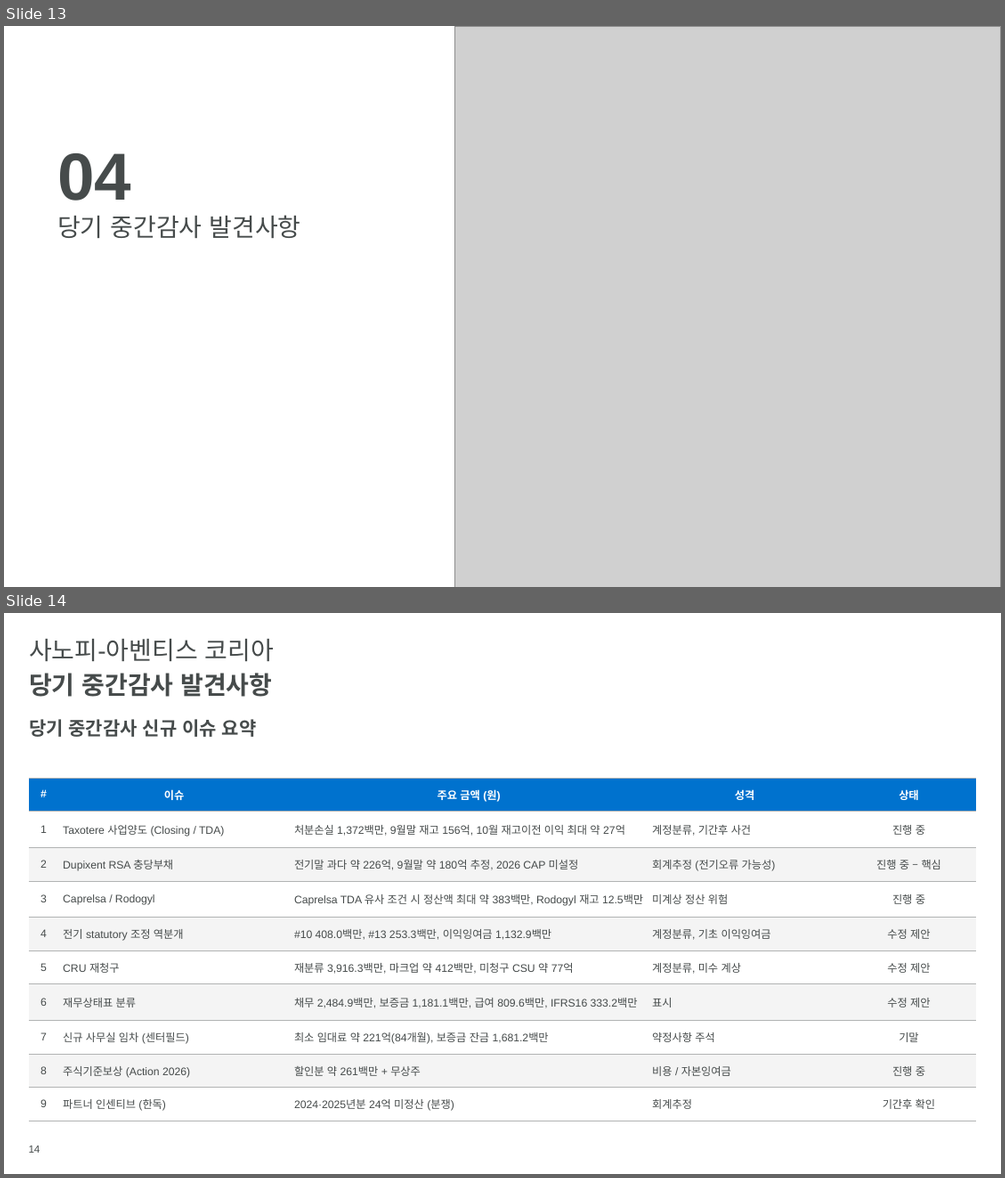
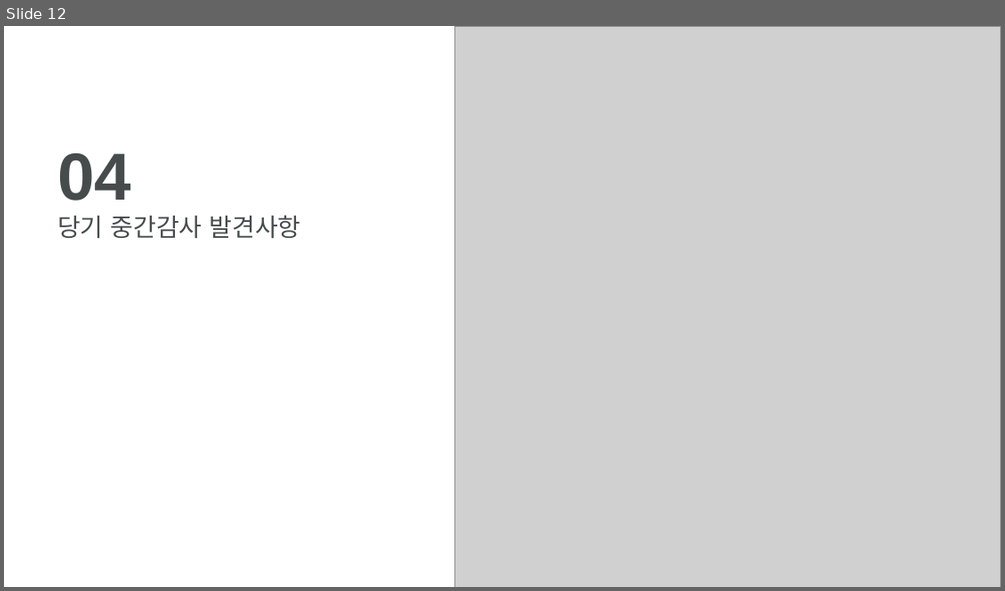
Before and after one commit to hansesle-maker/code, a slide deck: deliverables/SAK_FY2026_Interim_Closing_KO.pptx. Shown one above the other, each under a label of ours: slides 13 and 14 before the commit, slide 12 after it. The pictures are 1005x1178 and 1005x591 pixels, drawn with LibreOffice and Linux fonts; fonts in the diff are those of the drawing; grey boxes stand for pictures; background and template pictures are left out. Boxes give left, top, right and bottom in pixels: in the first picture for what was removed or moved away, otherwise in the second. Text is boxed around its words. In the diff, an @@ line names an element or a change of style, - is before the commit and + after.

```diff
--- a/deliverables/SAK_FY2026_Interim_Closing_KO.pptx
+++ b/deliverables/SAK_FY2026_Interim_Closing_KO.pptx
@@ slide 14 removed at (x1=4, y1=613, x2=1001, y2=1174), background #FFFFFF @@
@@ title removed at (x1=29, y1=639, x2=274, y2=661) @@
-사노피-아벤티스 코리아
@@ text removed at (x1=29, y1=673, x2=272, y2=697) @@
-당기 중간감사 발견사항
@@ text removed at (x1=29, y1=719, x2=257, y2=737) @@
-당기 중간감사 신규 이슈 요약
@@ table removed at (x1=29, y1=778, x2=976, y2=1114), 10 rows, 5 columns @@
-# | 이슈 | 주요 금액 (원) | 성격 | 상태
-1 | Taxotere 사업양도 (Closing / TDA) | 처분손실 1,372백만, 9월말 재고 156억, 10월 재고이전 이익 최대 약 27억 | 계정분류, 기간후 사건 | 진행 중
-2 | Dupixent RSA 충당부채 | 전기말 과다 약 226억, 9월말 약 180억 추정, 2026 CAP 미설정 | 회계추정 (전기오류 가능성) | 진행 중 – 핵심
-3 | Caprelsa / Rodogyl | Caprelsa TDA 유사 조건 시 정산액 최대 약 383백만, Rodogyl 재고 12.5백만 | 미계상 정산 위험 | 진행 중
-4 | 전기 statutory 조정 역분개 | #10 408.0백만, #13 253.3백만, 이익잉여금 1,132.9백만 | 계정분류, 기초 이익잉여금 | 수정 제안
-5 | CRU 재청구 | 재분류 3,916.3백만, 마크업 약 412백만, 미청구 CSU 약 77억 | 계정분류, 미수 계상 | 수정 제안
-6 | 재무상태표 분류 | 채무 2,484.9백만, 보증금 1,181.1백만, 급여 809.6백만, IFRS16 333.2백만 | 표시 | 수정 제안
-7 | 신규 사무실 임차 (센터필드) | 최소 임대료 약 221억(84개월), 보증금 잔금 1,681.2백만 | 약정사항 주석 | 기말
-8 | 주식기준보상 (Action 2026) | 할인분 약 261백만 + 무상주 | 비용 / 자본잉여금 | 진행 중
-9 | 파트너 인센티브 (한독) | 2024·2025년분 24억 미정산 (분쟁) | 회계추정 | 기간후 확인
@@ page number removed at (x1=29, y1=1145, x2=40, y2=1152) @@
-14
@@ what was slide 13 is now slide 12 @@
```
Also in this commit, not shown: 13 slides changed, 7 other slides removed.
